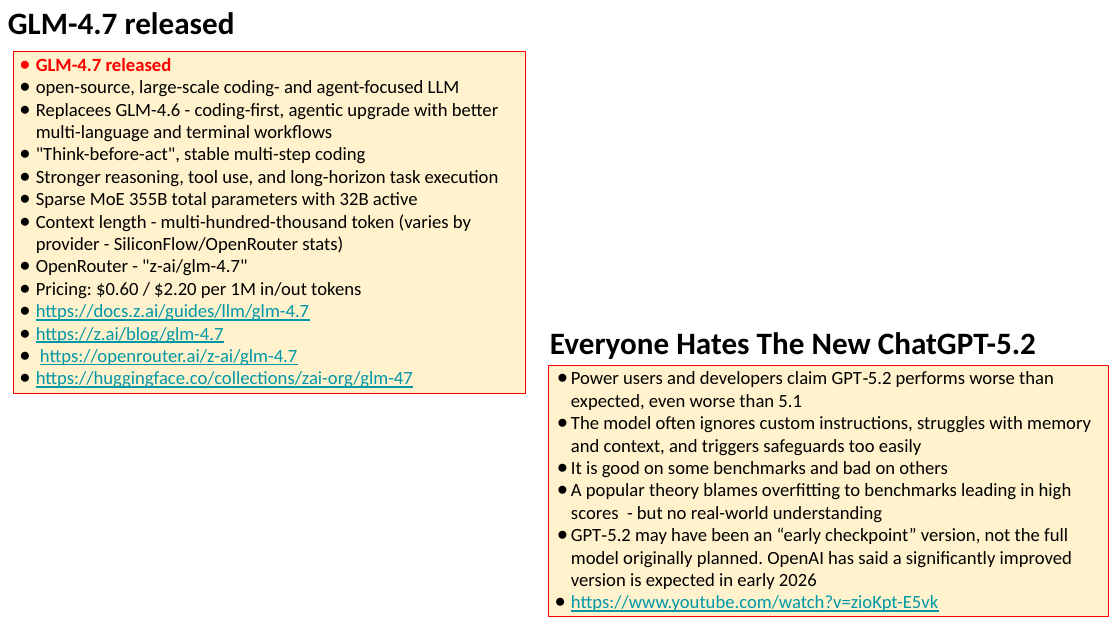
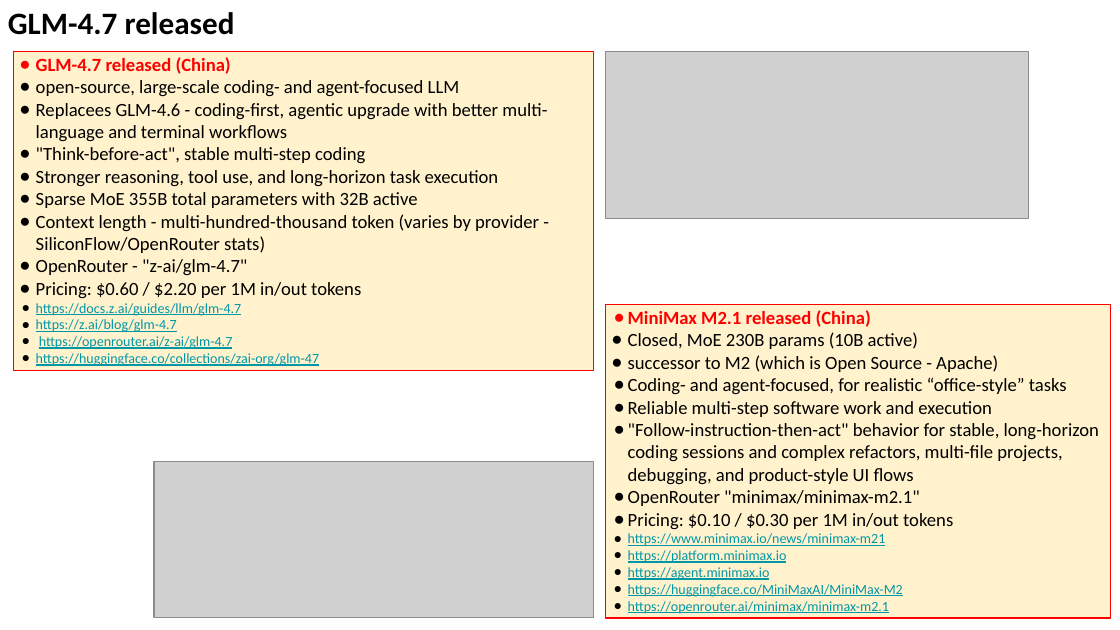
Before and after one commit to lselector/seminar, a slide deck: slide 3 of 2025/2025-12-26-AI-Updates.pptx. Drawn at 1120x630 pixels with LibreOffice and Linux fonts; fonts in the diff are those of the drawing; grey boxes stand for pictures. Boxes give left, top, right and bottom in pixels: in the first picture for what was removed or moved away, otherwise in the second. Text is boxed around its words. In the diff, an @@ line names an element or a change of style, - is before the commit and + after.

```diff
--- a/2025/2025-12-26-AI-Updates.pptx
+++ b/2025/2025-12-26-AI-Updates.pptx
@@ rectangle "GLM-4.7 released (China)": place and size @@
-rectangle "GLM-4.7 released (China)" at bbox=[13, 52, 525, 393]
+rectangle "GLM-4.7 released (China)" at bbox=[13, 52, 594, 371]
@@ text in rectangle at bbox=[36, 57, 231, 74]: text changed @@
-● GLM-4.7 released
+● GLM-4.7 released (China)
@@ picture added at bbox=[606, 52, 1029, 218] @@
@@ text in rectangle at bbox=[36, 303, 319, 366]: size 12 to 9 pt in "https://docs.z.ai/guides/llm/glm-4.7", "https://z.ai/blog/glm-4.7", "https://openrouter.ai/z-ai/glm-4.7", "https://huggingface.co/collections/zai-org/glm-47"; indent changed @@
@@ rectangle "MiniMax M2.1 released (China)": place and size @@
-rectangle "MiniMax M2.1 released (China)" at bbox=[549, 365, 1108, 616]
+rectangle "MiniMax M2.1 released (China)" at bbox=[606, 305, 1111, 618]
@@ text in rectangle at bbox=[628, 310, 1099, 614]: text changed @@
-● Power users and developers claim GPT‑5.2 performs worse than expected, even worse than 5.1
-● The model often ignores custom instructions, struggles with memory and context, and triggers safeguards too easily
-● It is good on some benchmarks and bad on others
-● A popular theory blames overfitting to benchmarks leading in high scores - but no real-world understanding
-● GPT‑5.2 may have been an “early checkpoint” version, not the full model originally planned. OpenAI has said a significantly improved version is expected in early 2026
-● https://www.youtube.com/watch?v=zioKpt-E5vk
+● MiniMax M2.1 released (China)
+● Closed, MoE 230B params (10B active)
+● successor to M2 (which is Open Source - Apache)
+● Coding- and agent-focused, for realistic “office-style” tasks
+● Reliable multi-step software work and execution
+● "Follow-instruction-then-act" behavior for stable, long-horizon coding sessions and complex refactors, multi-file projects, debugging, and product-style UI flows
+● OpenRouter "minimax/minimax-m2.1"
+● Pricing: $0.10 / $0.30 per 1M in/out tokens
+● https://www.minimax.io/news/minimax-m21
+● https://platform.minimax.io
+● https://agent.minimax.io
+● https://huggingface.co/MiniMaxAI/MiniMax-M2
+● https://openrouter.ai/minimax/minimax-m2.1
@@ text removed at bbox=[550, 332, 1036, 359] @@
-Everyone Hates The New ChatGPT-5.2
@@ picture added at bbox=[155, 461, 595, 618] @@
```
Also in this commit, not shown: 18 other slides changed, 2 slides added, 2 slides removed.
